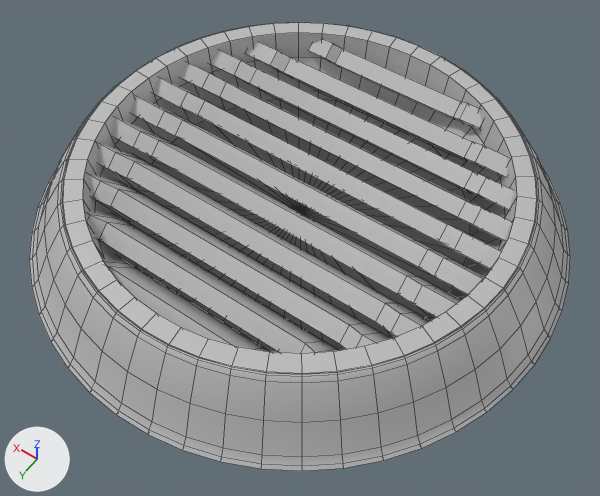
The FBX model Static Meshes/Grids/Steam Grid/SM_Grid_Steam.fbx as it was, and as the next commit left it.
Before and after are seen from a camera (50 mm lens) standing at (-3.53, 4.94, 7.22) and looking at (-0.27, 0.38, 0.05). The axes (+X, +Y, +Z) are drawn at lower left. The lights are the same throughout. Mesh edges are drawn as thin lines.

The first picture shows 'Steam_Grid'.
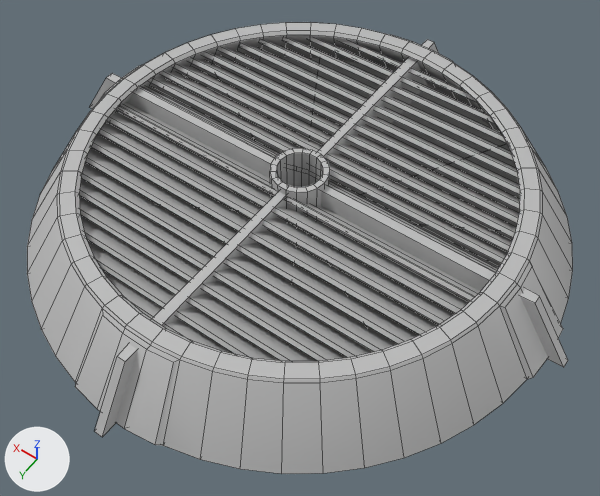
Location of each change, (x1, y1, x2, y2) in pixels of the pictures (600 x 496 px):
'Steam_Grid', reshaped, moved, turned, rescaled: before (29, 22, 570, 471); after (27, 22, 573, 474)
part 1 of me_mesh, added: after (85, 58, 520, 344)
part 2 of me_mesh, rebuilt: before (29, 22, 570, 471); after (27, 22, 573, 474)
part 3 of me_mesh, rebuilt (7% wider): before (308, 39, 482, 129); after (308, 38, 495, 123)
part 4 of me_mesh, rebuilt: before (153, 77, 501, 269); after (150, 78, 507, 263)
part 5 of me_mesh, rebuilt: before (88, 174, 390, 349); after (81, 163, 396, 352)
part 6 of me_mesh, rebuilt: before (179, 62, 512, 240); after (174, 65, 516, 237)
part 7 of me_mesh, rebuilt: before (98, 143, 429, 336); after (91, 135, 438, 334)
part 8 of me_mesh, rebuilt: before (209, 50, 514, 210); after (203, 53, 520, 209)
part 9 of me_mesh, rebuilt: before (112, 117, 460, 317); after (107, 112, 468, 313)
part 10 of me_mesh, rebuilt: before (103, 255, 270, 352); after (87, 239, 279, 360)
part 11 of me_mesh, rebuilt (6% wider): before (245, 41, 507, 177); after (239, 43, 518, 178)
part 12 of me_mesh, rebuilt: before (130, 96, 484, 294); after (117, 103, 480, 301)
part 13 of me_mesh, rebuilt: before (87, 209, 338, 353); after (80, 196, 346, 361)
part 14 of me_mesh, built on: after (79, 38, 568, 437)

Diff of the bpy script that builds the scene:
```diff
--- a/Static Meshes/Grids/Steam Grid/SM_Grid_Steam.fbx.py
+++ b/Static Meshes/Grids/Steam Grid/SM_Grid_Steam.fbx.py
@@ me_mesh @@
 # used by ob_steam_grid; parent = ob_group; location = (0.0, -41.58, 0.0)
-me_mesh.from_pydata(...)  # 1014 vertices, 992 faces; spans x -299.0..299.0, y 0.0..83.0, z -300.0..300.0
+me_mesh.from_pydata(...)  # 714 vertices, 668 faces; spans x -324.0..324.0, y 0.0..80.0, z -324.0..324.0
+# me_mesh part 1: a new loose piece, a 12-sided cylinder along y spanning x -292.95..292.95, y 4.77..5.73, z -292.95..292.95, in mat_lambert1 (grey #bcbcbc)
+# me_mesh part 2: the loose piece of 701 vertices spanning x -299.0..299.0, y 0.0..83.0, z -300.0..300.0 is rebuilt with 328 vertices and now spans x -307.0..307.0, y 0.0..80.0, z -307.0..307.0
+# me_mesh part 3: the loose piece of 24 vertices spanning x -118.0..118.0, y 17.0..76.0, z 183.0..237.0 is rebuilt with 8 vertices and now spans x -151.0..114.0, y 42.0..68.0, z 186.0..240.0
+# me_mesh part 4: the loose piece of 24 vertices spanning x -230.0..230.0, y 17.0..76.0, z 13.0..67.0 is rebuilt with 8 vertices and now spans x -255.0..248.0, y 42.0..68.0, z 3.0..77.0
+# me_mesh part 5: the loose piece of 24 vertices spanning x -210.0..210.0, y 17.0..76.0, z -147.0..-93.0 is rebuilt with 8 vertices and now spans x -209.0..229.0, y 42.0..68.0, z -153.0..-84.0
+# me_mesh part 6: the loose piece of 24 vertices spanning x -230.0..230.0, y 17.0..76.0, z 53.0..107.0 is rebuilt with 8 vertices and now spans x -258.0..245.0, y 42.0..68.0, z 38.0..113.0
+# me_mesh part 7: the loose piece of 24 vertices spanning x -230.0..230.0, y 17.0..76.0, z -107.0..-53.0 is rebuilt with 8 vertices and now spans x -232.0..246.0, y 42.0..68.0, z -114.0..-42.0
+# me_mesh part 8: the loose piece of 24 vertices spanning x -210.0..210.0, y 17.0..76.0, z 93.0..147.0 is rebuilt with 8 vertices and now spans x -233.0..213.0, y 42.0..68.0, z 79.0..148.0
+# me_mesh part 9: the loose piece of 24 vertices spanning x -230.0..230.0, y 17.0..76.0, z -67.0..-13.0 is rebuilt with 8 vertices and now spans x -248.0..255.0, y 42.0..68.0, z -75.0..-1.0
+# me_mesh part 10: the loose piece of 24 vertices spanning x -118.0..118.0, y 17.0..76.0, z -227.0..-173.0 is rebuilt with 8 vertices and now spans x -130.0..164.0, y 42.0..68.0, z -222.0..-166.0
+# me_mesh part 11: the loose piece of 24 vertices spanning x -178.0..178.0, y 17.0..76.0, z 133.0..187.0 is rebuilt with 8 vertices and now spans x -205.0..178.0, y 42.0..68.0, z 121.0..185.0
+# me_mesh part 12: the loose piece of 24 vertices spanning x -230.0..230.0, y 17.0..76.0, z -27.0..27.0 is rebuilt with 32 vertices and now spans x -250.0..253.0, y 42.0..68.0, z -55.0..19.0
+# me_mesh part 13: the loose piece of 24 vertices spanning x -178.0..178.0, y 17.0..76.0, z -187.0..-133.0 is rebuilt with 8 vertices and now spans x -177.0..204.0, y 42.0..68.0, z -188.0..-124.0
+# me_mesh part 14: 49 vertices removed from x 0.0, y 10.0, z 0.0; 248 vertices added at x -324.0..324.0, y 0.0..80.0, z -324.0..324.0
 me_mesh.materials.append(mat_lambert1)
@@ ob_steam_grid @@
 ob_steam_grid = bpy.data.objects.new('Steam_Grid', me_mesh)
-ob_steam_grid.parent = ob_group
-ob_steam_grid.location = (0.0, -41.58, 0.0)
+ob_steam_grid.location = (0.0, 0.0, 0.0)
+ob_steam_grid.rotation_euler = (1.571, 0.0, 0.0873)  # degrees (90, 0, 5)
+ob_steam_grid.scale = (0.01, 0.01, 0.01)
```
